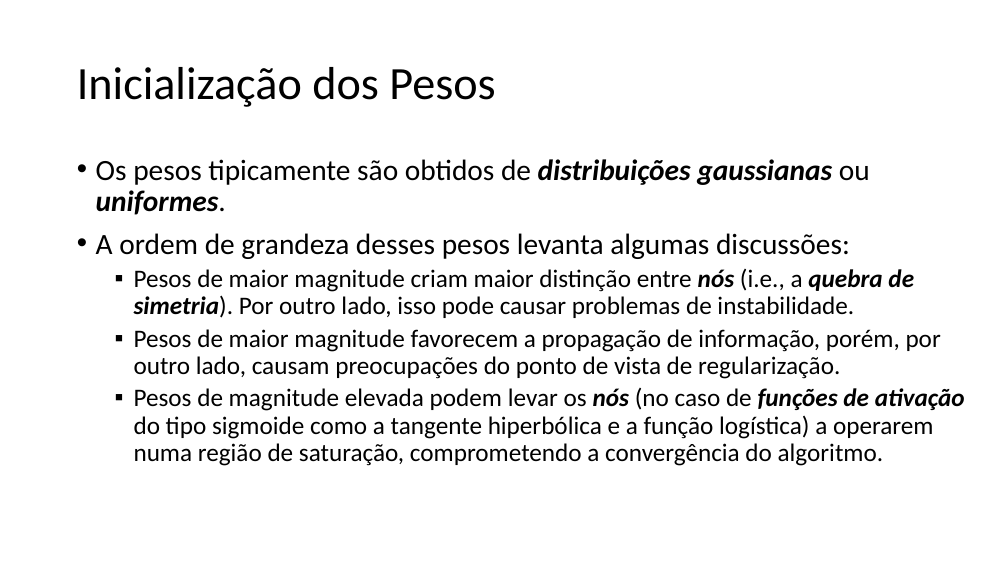
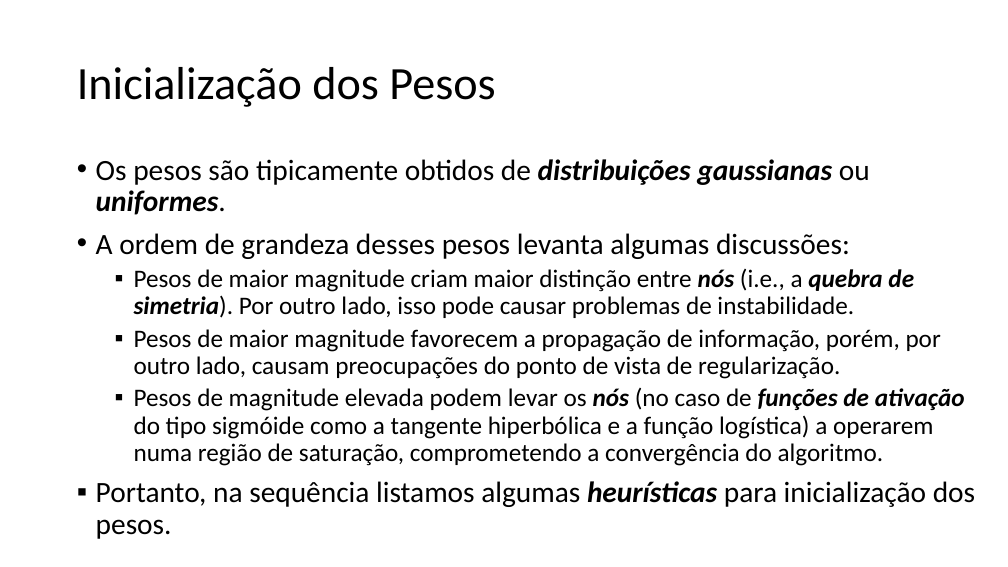
Before and after one commit to zz4fap/t320_aprendizado_de_maquina, a slide deck: slide 15 of slides/T320_Redes_Neurais_Artificiais (Parte IV).pptx (slide 16 before the commit). Drawn at 1008x567 pixels with LibreOffice and Linux fonts; fonts in the diff are those of the drawing. Boxes give left, top, right and bottom in pixels: in the first picture for what was removed or moved away, otherwise in the second. Text is boxed around its words. In the diff, an @@ line names an element or a change of style, - is before the commit and + after.

```diff
--- a/slides/T320_Redes_Neurais_Artificiais (Parte IV).pptx
+++ b/slides/T320_Redes_Neurais_Artificiais (Parte IV).pptx
@@ text at bbox=[96, 159, 870, 215]: text changed @@
-• Os pesos tipicamente são obtidos de distribuições gaussianas ou uniformes.
+• Os pesos são tipicamente obtidos de distribuições gaussianas ou uniformes.
@@ text at bbox=[96, 388, 975, 539]: text changed @@
-  ▪ Pesos de magnitude elevada podem levar os nós (no caso de funções de ativação do tipo sigmoide como a tangente hiperbólica e a função logística) a operarem numa região de saturação, comprometendo a convergência do algoritmo.
+  ▪ Pesos de magnitude elevada podem levar os nós (no caso de funções de ativação do tipo sigmóide como a tangente hiperbólica e a função logística) a operarem numa região de saturação, comprometendo a convergência do algoritmo.
+▪ Portanto, na sequência listamos algumas heurísticas para inicialização dos pesos.
```
Also in this commit, not shown: 9 other slides changed, 1 slide removed.
